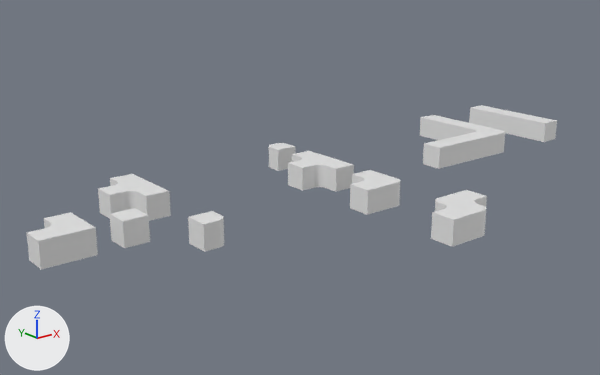
A saved change to the FBX model Assets/Z - Raw Assets/Meshes/marblemaze-walls.fbx.
Before and after are seen from a camera (50 mm lens) standing at (-12.6, -25.4, 10.6) and looking at (7.4, -0.3, 0.6). Arrows for +X, +Y and +Z are at lower left; the lights stay in place. Where no turn or scale is listed for an object, it has been applied to the vertices.

The first picture shows 'CenterExteriorWallPiece', 'CenterMultiWallPiece', 'CornerMultiWallPiece', 'EndCapUniWallPiece', 'LConnectorExteriorWallPiece', 'LConnectorMultiWallPiece', 'LConnectorUniWallPiece', 'LConnectorUniWallPiece.002', 'TConnectorMultiWallPiece', 'TConnectorUniWallPiece'.
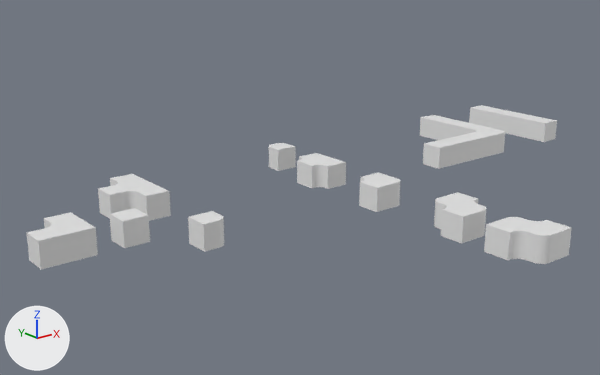
Location of each change, (x1, y1, x2, y2) in pixels of the pictures (600 x 375 px; the box of a moved part takes in the faces that stretch with it):
'SnakeRConnectorUniWallPiece', added
    after: (484, 217, 572, 264)
'LConnectorUniWallPiece.002', reshaped (7% narrower, 10% shorter)
    before: (431, 190, 487, 247)
    after: (434, 192, 486, 243)
'TConnectorUniWallPiece', reshaped (25% narrower, 12% shorter)
    before: (288, 151, 354, 192)
    after: (297, 153, 346, 189)
'LConnectorUniWallPiece', reshaped (18% narrower, 13% shorter)
    before: (350, 170, 400, 215)
    after: (359, 173, 400, 212)
part 1 of me_cube_020, moved or reshaped
    before: (431, 209, 473, 247)
    after: (441, 209, 473, 243)
part 2 of me_cube_020, moved or reshaped
    before: (450, 190, 487, 207)
    after: (450, 192, 478, 204)
part 3 of me_cube_019, moved or reshaped
    before: (327, 160, 354, 192)
    after: (327, 160, 346, 189)
part 4 of me_cube_019, moved or reshaped
    before: (292, 151, 322, 162)
    after: (299, 153, 322, 160)
part 5 of me_cube_019, moved or reshaped
    before: (288, 160, 315, 191)
    after: (297, 160, 315, 188)
part 6 of me_cube_018, moved or reshaped
    before: (352, 170, 386, 184)
    after: (360, 173, 386, 182)
part 7 of me_cube_018, moved or reshaped
    before: (350, 181, 387, 215)
    after: (359, 181, 387, 212)

The change, as a list of edits to the scene's bpy script:
```text
Change me_cube_018:
    where me_cube_018.from_pydata(...)  # 80 vertices, 46 faces; spans x -1.5..0.5, y -0.5..1.5, z 0.0..1.0
    used by ob_lconnectoruniwallpiece; location = (10.0, -2.67, 0.0)
    before: 4 (-0.5, 1.5, 1.0) at pixel (352, 174), 5 (-0.5, 1.5, 0.0), 6 (0.5, 1.5, 0.0), 7 (0.5, 1.5, 1.0) at pixel (370, 169)
    before: 8 (-1.5, 0.5, 0.0) at pixel (349, 208), 9 (-1.5, -0.5, 0.0) at pixel (367, 214), 10 (-1.5, -0.5, 1.0) at pixel (367, 190), 11 (-1.5, 0.5, 1.0) at pixel (350, 184)
    me_cube_018 part 6
    add for i in [*range(4, 8)]: me_cube_018.vertices[i].co += Vector((0.0, -0.5, 0.0))
    me_cube_018 part 7
    add for i in [*range(8, 12)]: me_cube_018.vertices[i].co += Vector((0.5, 0.0, 0.0))
Change me_cube_020:
    where me_cube_020.from_pydata(...)  # 148 vertices, 82 faces; spans x -1.5..1.5, y -0.5..1.5, z 0.0..1.0
    used by ob_lconnectoruniwallpiece_002; location = (10.0, -7.0, 0.0)
    before: 4 (-1.5, 0.5, 0.0) at pixel (431, 238), 5 (-1.5, -0.5, 0.0) at pixel (452, 246), 6 (-1.5, -0.5, 1.0) at pixel (453, 219), 7 (-1.5, 0.5, 1.0) at pixel (432, 212)
    before: 8 (1.5, 0.5, 1.0) at pixel (487, 196), 9 (1.5, 0.5, 0.0) at pixel (485, 221), 10 (1.5, 1.5, 1.0) at pixel (466, 189), 11 (1.5, 1.5, 0.0)
    me_cube_020 part 1
    add for i in [*range(4, 8)]: me_cube_020.vertices[i].co += Vector((0.5, 0.0, 0.0))
    me_cube_020 part 2
    add for i in [*range(8, 12)]: me_cube_020.vertices[i].co += Vector((-0.5, 0.0, 0.0))
Change me_cube_019:
    where me_cube_019.from_pydata(...)  # 88 vertices, 52 faces; spans x -1.5..0.5, y -1.5..1.5, z 0.0..1.0
    used by ob_tconnectoruniwallpiece; location = (10.0, 1.33, 0.0)
    before: 4 (-0.5, -1.5, 0.0) at pixel (335, 191), 5 (-0.5, -1.5, 1.0) at pixel (336, 168), 6 (0.5, -1.5, 1.0) at pixel (353, 164), 7 (0.5, -1.5, 0.0)
    before: 8 (-0.5, 1.5, 1.0) at pixel (291, 154), 9 (-0.5, 1.5, 0.0), 10 (0.5, 1.5, 0.0), 11 (0.5, 1.5, 1.0) at pixel (309, 150)
    before: 12 (-1.5, 0.5, 0.0) at pixel (288, 185), 13 (-1.5, -0.5, 0.0) at pixel (302, 190), 14 (-1.5, -0.5, 1.0) at pixel (302, 167), 15 (-1.5, 0.5, 1.0) at pixel (287, 162)
    me_cube_019 part 3
    add for i in [*range(4, 8)]: me_cube_019.vertices[i].co += Vector((0.0, 0.5, 0.0))
    me_cube_019 part 4
    add for i in [*range(8, 12)]: me_cube_019.vertices[i].co += Vector((0.0, -0.5, 0.0))
    me_cube_019 part 5
    add for i in [*range(12, 16)]: me_cube_019.vertices[i].co += Vector((0.5, 0.0, 0.0))
Add me_cube_022:
    me_cube_022.from_pydata(...)  # 148 vertices, 82 faces; spans x -1.0..1.0, y -0.5..1.5, z 0.0..1.0
Add ob_snakerconnectoruniwallpiece:
    ob_snakerconnectoruniwallpiece = bpy.data.objects.new('SnakeRConnectorUniWallPiece', me_cube_022)
    ob_snakerconnectoruniwallpiece.location = (10.0, -10.0, 0.0)
```
